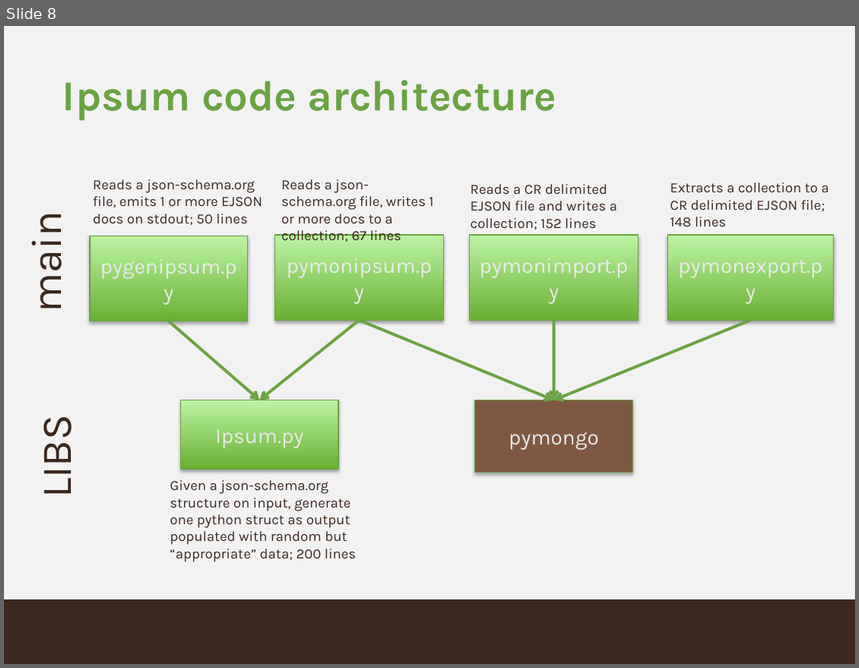
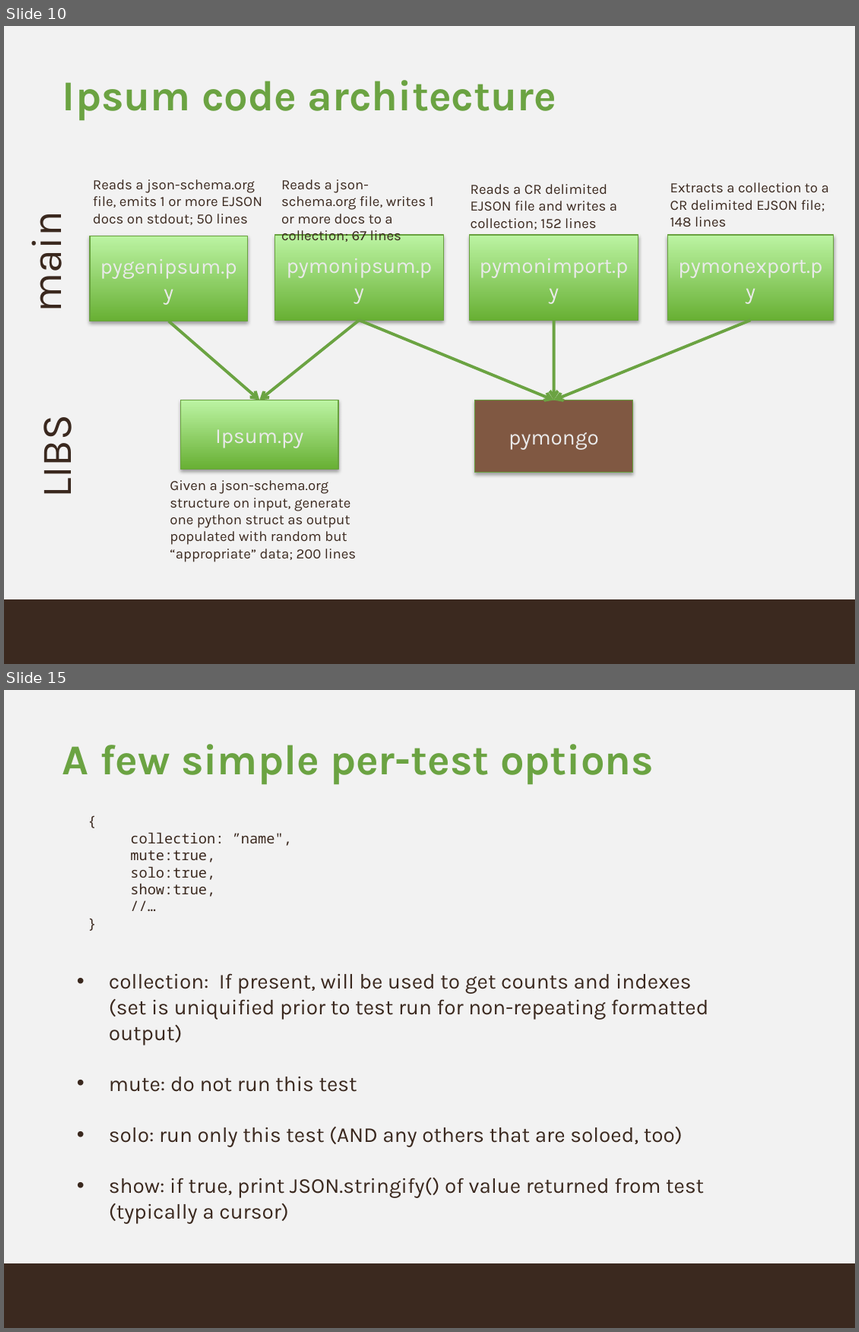
Before and after one commit to buzzm/ipsum, a slide deck: ipsum.pptx. Shown one above the other, each under a label of ours: slide 8 before the commit, slides 10 and 15 after it; the slides between them are not shown. The pictures are 859x668 and 859x1332 pixels, drawn with LibreOffice and Linux fonts; fonts in the diff are those of the drawing; background and template pictures are left out. Boxes give left, top, right and bottom in pixels: in the first picture for what was removed or moved away, otherwise in the second. Text is boxed around its words. In the diff, an @@ line names an element or a change of style, - is before the commit and + after.

```diff
--- a/ipsum.pptx
+++ b/ipsum.pptx
@@ slide 15 added at <box>4,690,855,1328</box>, background #F2F2F2; not listed: 1 template element that a slide beside it also shows @@
@@ title added at <box>63,744,654,785</box>, 36 pt, text #6BA342, bold @@
+A few simple per-test options
@@ text added at <box>130,833,292,897</box>, 12 pt, text #3A281E @@
+{
+collection: ”name",
+mute:true,
+solo:true,
+show:true,
+//…
+}
@@ text added at <box>109,973,709,1198</box>, 18 pt, text #3A281E @@
+• collection: If present, will be used to get counts and indexes (set is uniquified prior to test run for non-repeating formatted output)
+• mute: do not run this test
+• solo: run only this test (AND any others that are soloed, too)
+• show: if true, print JSON.stringify() of value returned from test (typically a cursor)
@@ what was slide 8 is now slide 10 @@
```
Also in this commit, not shown: 2 slides changed, 8 other slides added, 1 other file.
